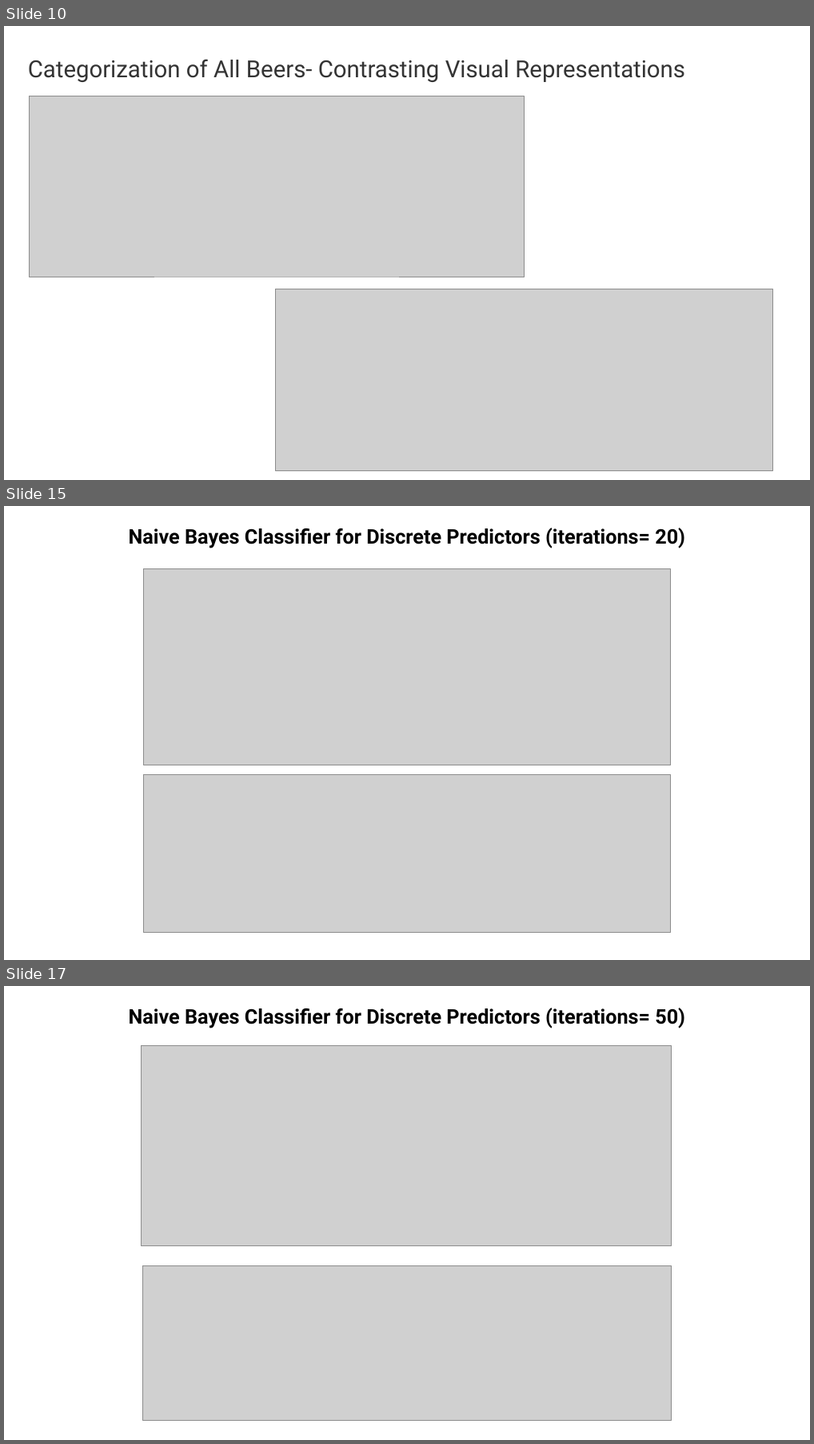
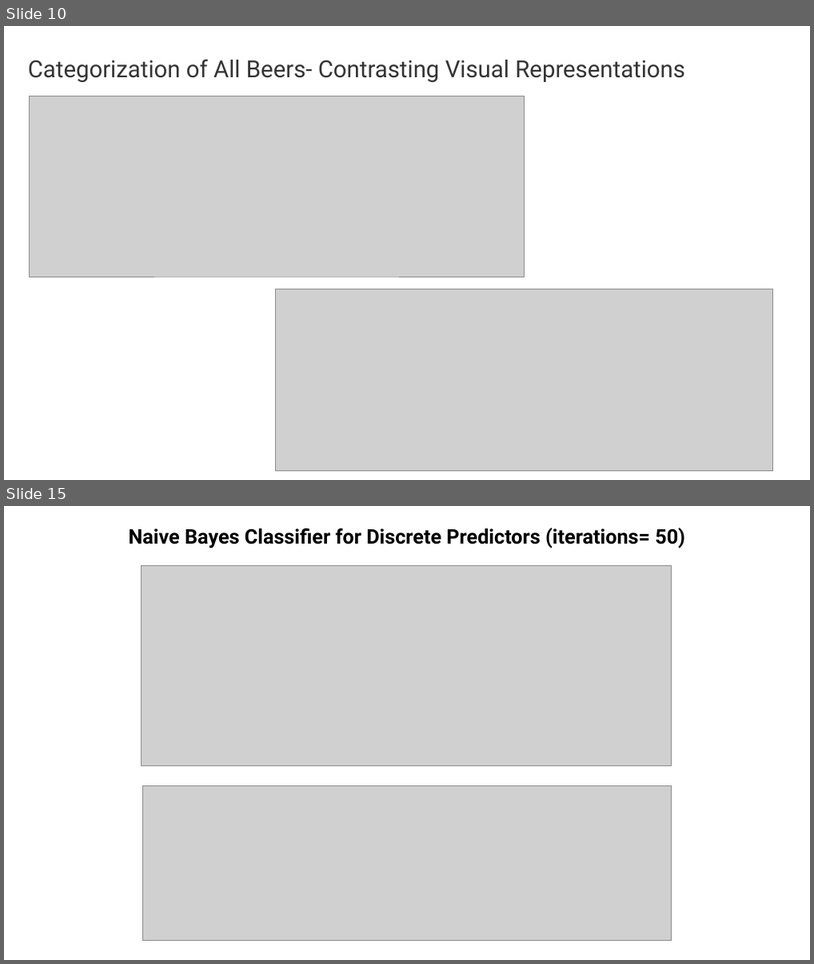
Before and after one commit to C-Stewart-GH/DDS_6306_CS1, a slide deck: Final_CS1_Presentation_DDS_6306.pptx. Shown one above the other, each under a label of ours: slides 10, 15 and 17 before the commit, slides 10 and 15 after it; the slides between them are not shown. The pictures are 814x1444 and 814x964 pixels, drawn with LibreOffice and Linux fonts; fonts in the diff are those of the drawing; grey boxes stand for pictures; background and template pictures are left out. Boxes give left, top, right and bottom in pixels: in the first picture for what was removed or moved away, otherwise in the second. Text is boxed around its words. In the diff, an @@ line names an element or a change of style, - is before the commit and + after.

```diff
--- a/Final_CS1_Presentation_DDS_6306.pptx
+++ b/Final_CS1_Presentation_DDS_6306.pptx
@@ slide 15 removed at box(4, 506, 810, 960), background picture (left out) @@
@@ text removed at box(129, 528, 686, 548) @@
-Naive Bayes Classifier for Discrete Predictors (iterations= 20)
@@ picture removed at box(144, 568, 670, 765) @@
@@ picture removed at box(144, 775, 670, 932) @@
@@ what was slide 17 is now slide 15 @@
```
Also in this commit, not shown: 5 slides changed, 1 other slide removed, 1 other file.
